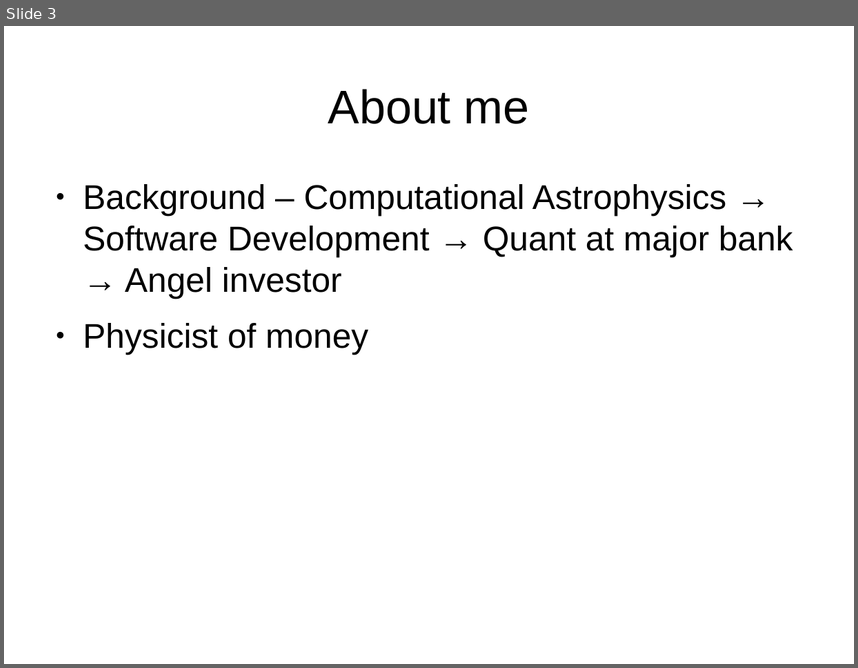
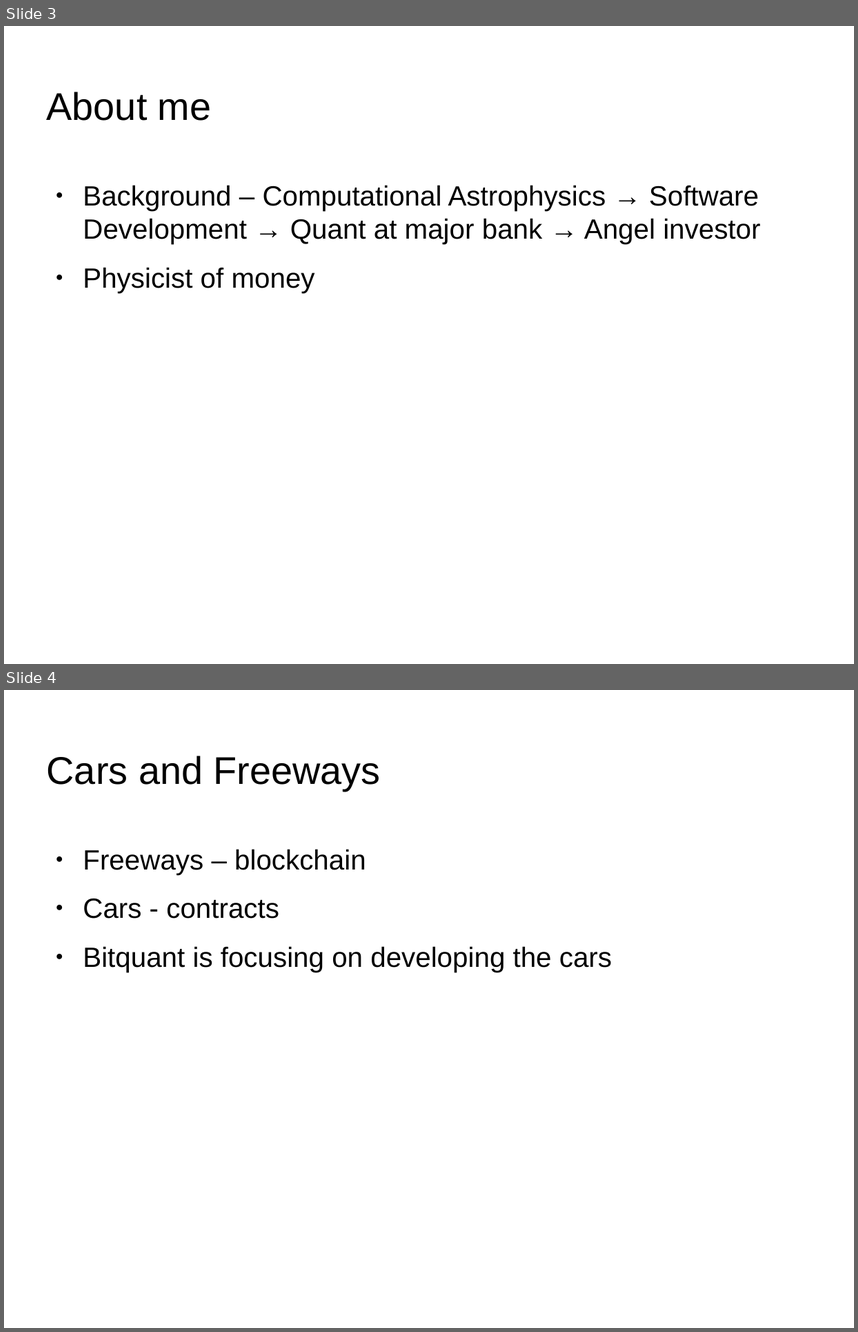
Before and after one commit to joequant/bitquant, a slide deck: pitchdecks/smart-contracts-practice-lawsociety.odp. Shown one above the other, each under a label of ours: slide 3 before the commit, slides 3 and 4 after it. The pictures are 858x668 and 858x1332 pixels, drawn with LibreOffice and Linux fonts; fonts in the diff are those of the drawing; background and template pictures are left out. Boxes give left, top, right and bottom in pixels: in the first picture for what was removed or moved away, otherwise in the second. Text is boxed around its words. In the diff, an @@ line names an element or a change of style, - is before the commit and + after.

```diff
--- a/pitchdecks/smart-contracts-practice-lawsociety.odp
+++ b/pitchdecks/smart-contracts-practice-lawsociety.odp
@@ slide 4 added at box(4, 690, 854, 1328), background picture (left out) @@
@@ title added at box(47, 756, 381, 791), 36 pt, text #000000 @@
+Cars and Freeways
@@ text added at box(83, 849, 612, 972), 26 pt, text #000000 @@
+● Freeways – blockchain
+● Cars - contracts
+● Bitquant is focusing on developing the cars
@@ slide 3 changed as well @@
@@ title "About me": place and size @@
-title "About me" at box(328, 89, 530, 124)
+title "About me" at box(47, 92, 212, 121)
@@ title "About me" at box(47, 92, 212, 121): size 44 to 36 pt, highlight #FFFFFF to none; alignment centre to left @@
@@ text "Background – Computational Astrophysics → ..." at box(83, 185, 760, 293): size 32 to 26 pt, highlight #FFFFFF to none @@
```
Also in this commit, not shown: 12 other slides changed, 1 other slide added, 3 slides removed, 1 other file.
